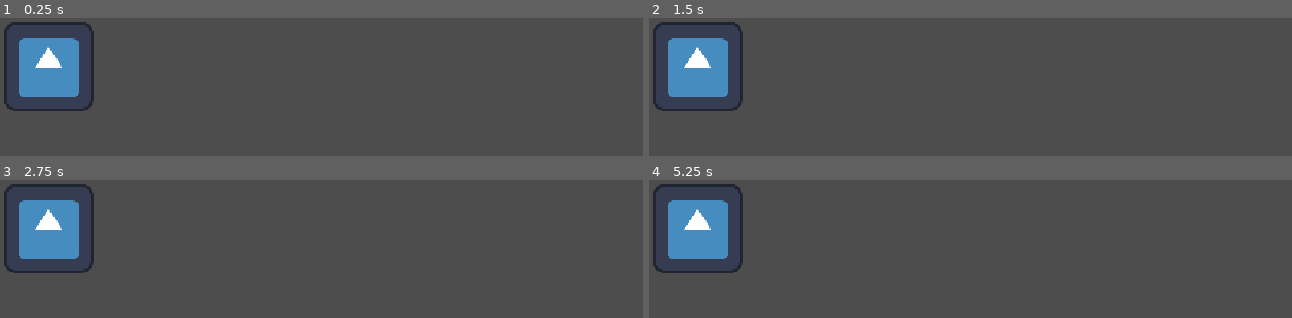
Above: before the commit, frames 1-4 (two rows, left to right).
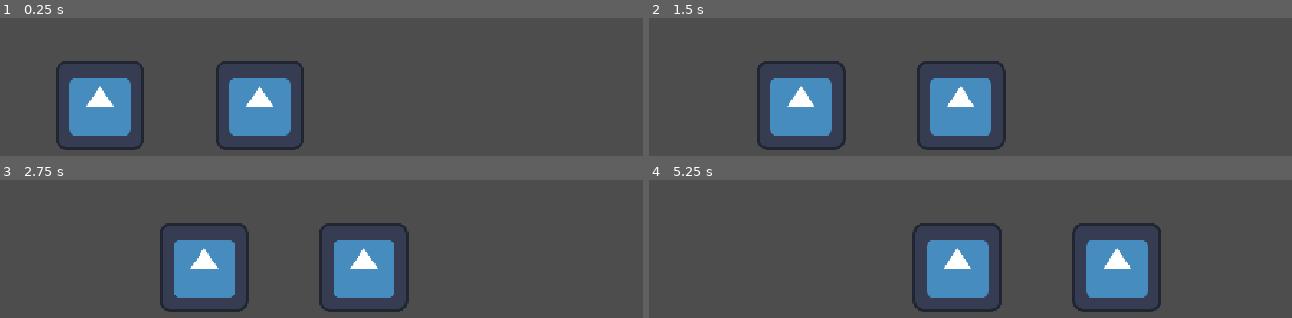
Above: after the commit, the same moments.

Repository: Matheust1/jogo-final-fsi
Game: Godot game, scene res://scenes/node_2d.tscn
Two runs of this game, one before a commit and one after it. Both use one fixed random seed, a clock stepped at 60 frames per second and the inputs below. The engine's default icon, where the game draws it, is replaced by a stand-in: a white triangle on a blue panel in a dark square.
Inputs:
- Up to frame 1 (0.25 s): no input
- Up to frame 2 (1.5 s): no input
- Up to frame 3 (2.75 s): no input
- Up to frame 4 (5.25 s): no input

The runs differ from the first frame. In frame 1, 14% of the frame differs, in the area x 0-48%, y 2-96%; in frame 2, 15%; in frame 3, 15%; in frame 4, 15%, in the area x 0-80%, y 2-96%.

Commit message:
feat: criação de script de movimento

Diff:
--- a/eu-sou-a-lenda/scenes/node_2d.tscn
+++ b/eu-sou-a-lenda/scenes/node_2d.tscn
@@ -1,9 +1,16 @@
 [gd_scene format=3 uid="uid://drtkhfetijwhe"]
 
+[ext_resource type="Script" uid="uid://f7kf6ryip1ya" path="res://scripts/teste.gd" id="1_4dvvg"]
 [ext_resource type="Texture2D" uid="uid://bkhc43mtvmisu" path="res://icon.svg" id="1_6e84v"]
 
 [node name="Node2D" type="Node2D" unique_id=435840476]
+script = ExtResource("1_4dvvg")
 
 [node name="Sprite2D" type="Sprite2D" parent="." unique_id=1998212624]
+position = Vector2(60, 56)
 texture = ExtResource("1_6e84v")
 offset = Vector2(70, 70)
+
+[node name="Sprite2D2" type="Sprite2D" parent="Sprite2D" unique_id=131251826]
+position = Vector2(300, 70)
+texture = ExtResource("1_6e84v")
--- /dev/null
+++ b/eu-sou-a-lenda/scripts/teste.gd
@@ -0,0 +1,26 @@
+extends Node2D
+
+var i = 1
+var posIndo = 0
+var posVoltando = 500
+
+# Called when the node enters the scene tree for the first time.
+func _ready() -> void:
+	print("Olá, mundo!")
+
+
+# Called every frame. 'delta' is the elapsed time since the previous frame.
+func _process(delta: float) -> void:
+	print(i);
+	i += 1
+
+	if (posIndo >= 500):
+		position.x = posVoltando
+		posVoltando -= 1
+
+		if (posVoltando == 0):
+			posIndo = 0
+			posVoltando = 500
+	else:
+		position.x = posIndo
+		posIndo += 1
Not shown, added: eu-sou-a-lenda/scripts/teste.gd.uid
